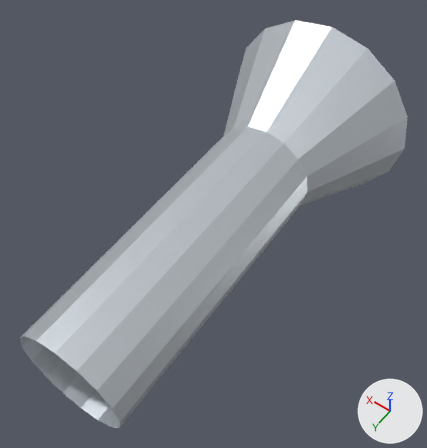
The glTF model public/assets/parts/PART-FLUID-SEAL-EPDM-WEATHER/model.gltf: old version first, new version second.
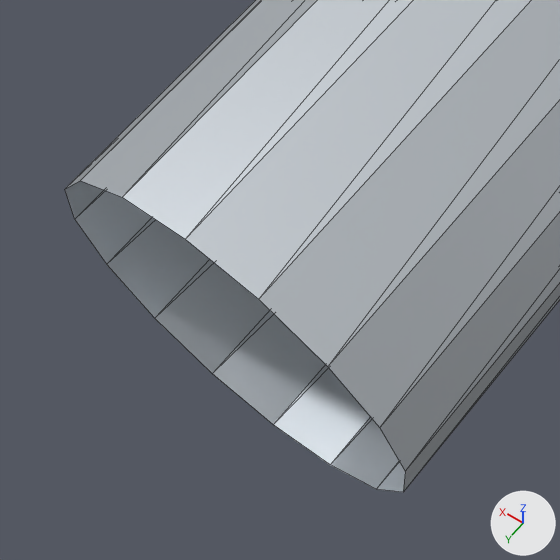
Each version appears first whole from a 50 mm lens placed at (-14.33, 20.21, 31.51), pointed at (0.02, 0.12, -0.06), and next in a close-up on the part from 0% to 39% of the width and 63% to 100% of the height. Arrows for +X, +Y and +Z are at lower right; the lights stay in place. The last two pictures show the newer version. The close-ups show mesh edges as thin lines.

In view in the first close-up: 'model'.
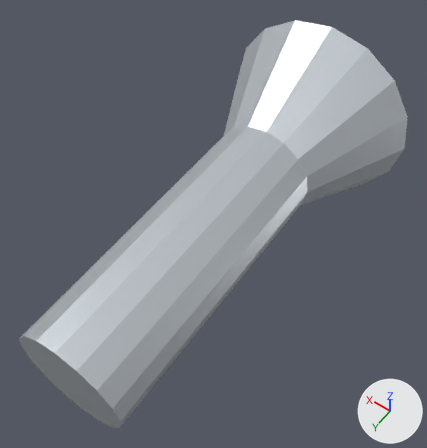
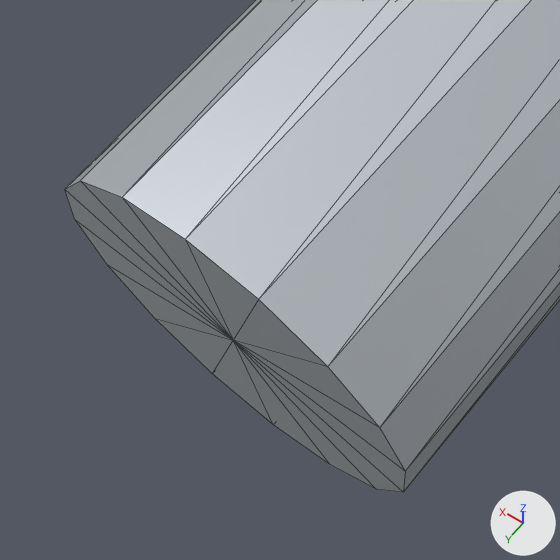
What changed in the scene script:
```text
Change me_model_geometry:
    used by ob_model
    remove me_model_geometry.from_pydata(...)  # 48 vertices, 64 faces; spans x -7.5..7.5, y -14.0..14.0, z -7.5..7.5
    add me_model_geometry.from_pydata(...)  # 49 vertices, 80 faces; spans x -7.5..7.5, y -14.0..14.0, z -7.5..7.5
    me_model_geometry part 1
    1 vertex is added at (0.0, 14.0, 0.0)
    16 new faces join them
```

Where the change shows, as pixel boxes [x1, y1, x2, y2] in the close-ups (560 x 560 px):
part 1 of me_model_geometry, added
    after: [65, 181, 405, 492]
